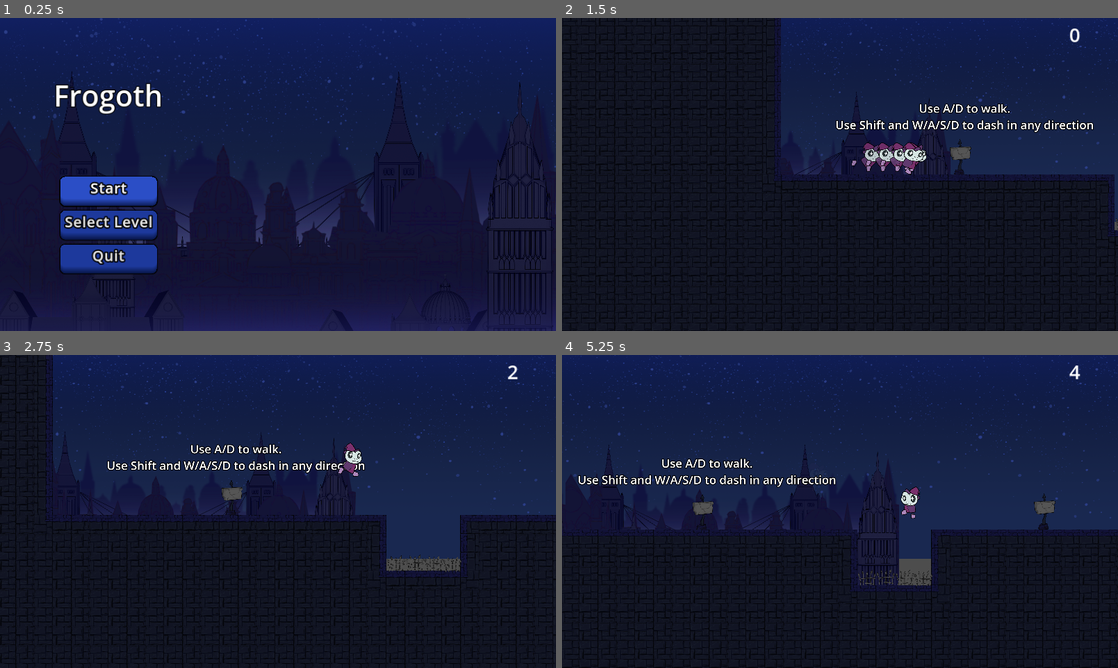
Above: before the commit, frames 1-4 (two rows, left to right).
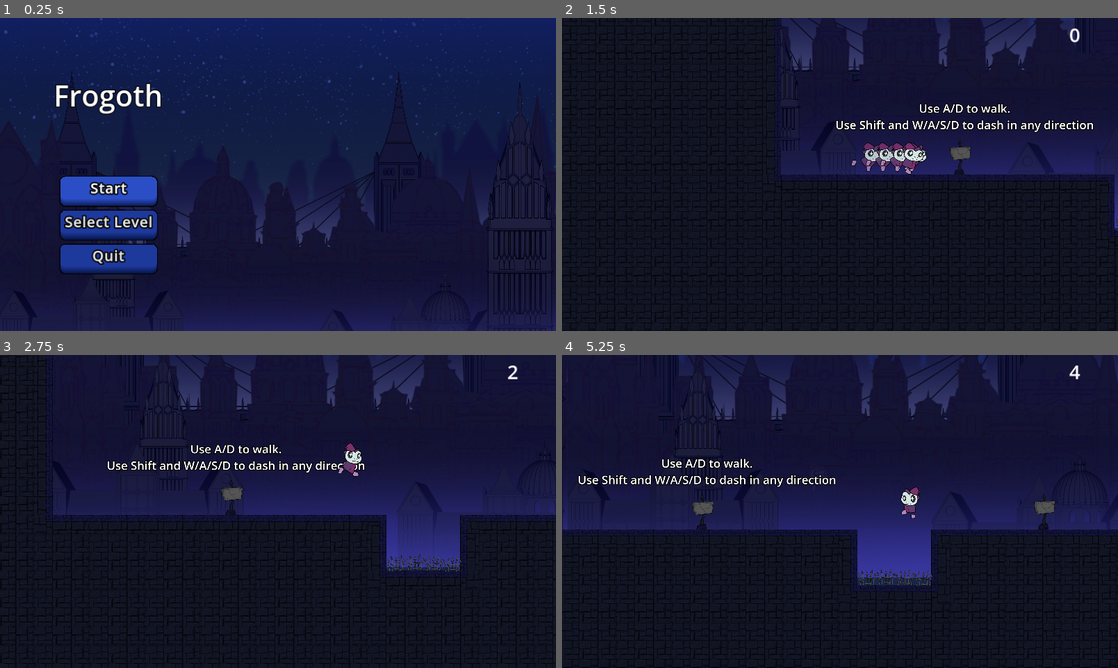
Above: after the commit, the same moments.

Repository: DerBrotDoktor/Frogoth
Game: Godot game, scene res://scenes/main/main.tscn
The game is run twice, just before and just after one commit, with the same random seed, the same clock (stepped at 60 frames per second) and the same inputs.
Inputs:
- Up to frame 1 (0.25 s): no input
- Up to frame 2 (1.5 s): click "Start" at 0.5 s; hold D (right) from 1.28 s (still down); tap Shift (dash) at 1.35 s
- Up to frame 3 (2.75 s): keep holding D (right); tap Space (jump) at 1.52, 2.27 s; tap F (discrad_shape) at 2.1 s
- Up to frame 4 (5.25 s): release D (right) at 2.78 s; hold A (left) 2.78-3.53 s; tap Shift (dash) at 2.85, 4.35 s; hold D (right) 3.53-5.03 s; tap F (discrad_shape) at 3.6, 5.1 s; tap Space (jump) at 3.77, 4.52 s; hold A (left) from 5.03 s (still down)

The runs differ from the first frame. In frame 2, 5.8% of the frame differs, in the area x 39-100%, y 0-68%; in frame 3, 10%; in frame 4, 13%, in the area x 0-100%, y 0-74%.

Commit message:
Changed: Parallax background

Diff:
--- a/scenes/main/main.tscn
+++ b/scenes/main/main.tscn
@@ -31,28 +31,28 @@
 
 [node name="Sprite2D" type="Sprite2D" parent="ParallaxBackground/ParallaxLayer"]
 z_index = -2
-position = Vector2(1536, 640)
-scale = Vector2(1.5, 1.5)
+position = Vector2(2355.2, 1177.6)
+scale = Vector2(2.3, 2.3)
 texture = ExtResource("6_2g7ui")
 
 [node name="ParallaxLayer2" type="ParallaxLayer" parent="ParallaxBackground"]
-motion_scale = Vector2(0.1, 0.9)
-motion_mirroring = Vector2(2304, 0)
+motion_scale = Vector2(0.2, 0.7)
+motion_mirroring = Vector2(4416, 0)
 
 [node name="Sprite2D" type="Sprite2D" parent="ParallaxBackground/ParallaxLayer2"]
 z_index = -2
-position = Vector2(1152, 182)
-scale = Vector2(1.2, 1.2)
+position = Vector2(2208, -550)
+scale = Vector2(2.3, 2.3)
 texture = ExtResource("7_3mtfd")
 
 [node name="ParallaxLayer3" type="ParallaxLayer" parent="ParallaxBackground"]
-motion_scale = Vector2(0.2, 0.9)
-motion_mirroring = Vector2(2304, 0)
+motion_scale = Vector2(0.3, 0.7)
+motion_mirroring = Vector2(4416, 0)
 
 [node name="Sprite2D" type="Sprite2D" parent="ParallaxBackground/ParallaxLayer3"]
 z_index = -2
-position = Vector2(1152, 182)
-scale = Vector2(1.2, 1.2)
+position = Vector2(2208, -550)
+scale = Vector2(2.3, 2.3)
 texture = ExtResource("8_cxncj")
 
 [node name="Canvas" type="CanvasLayer" parent="."]
